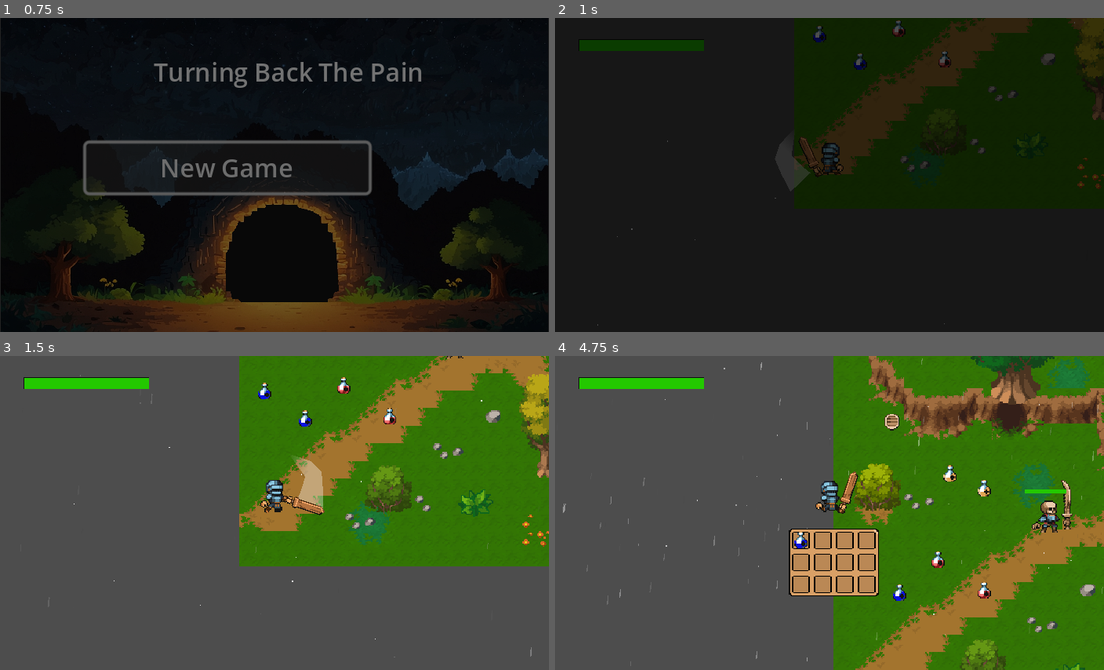
Above: before the commit, frames 1-4 (two rows, left to right).
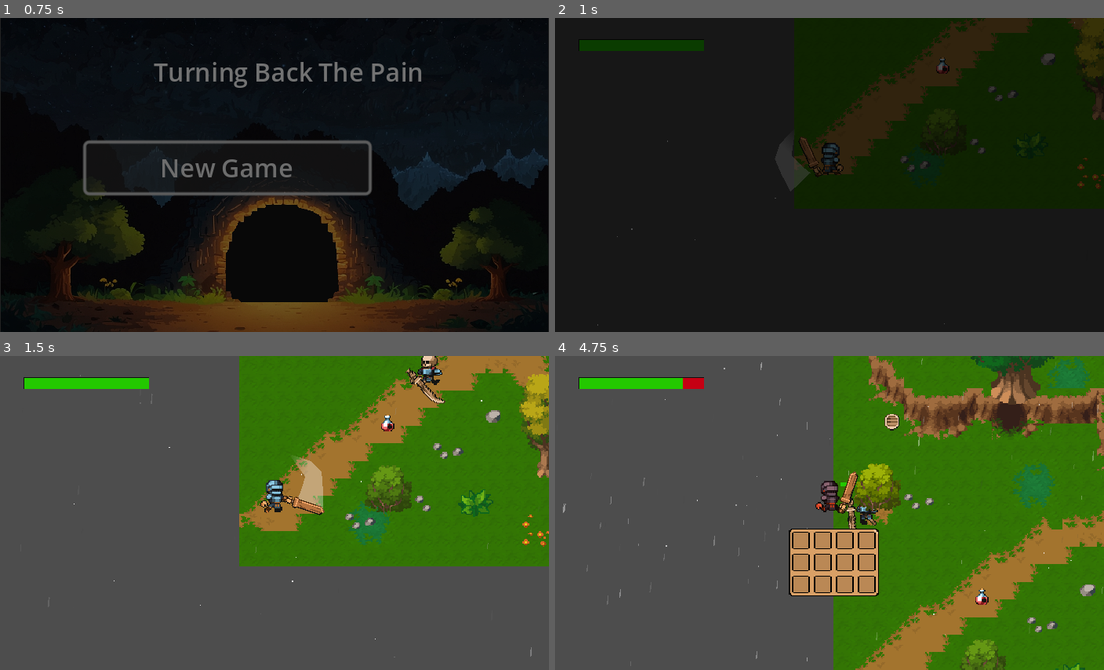
Above: after the commit, the same moments.

Repository: victordev018/Turning-Back-the-Pain
Game: Godot game, scene res://scenes/title_screen.tscn
The game is run twice, just before and just after one commit, with the same random seed, the same clock (stepped at 60 frames per second) and the same inputs.
Inputs (mouse positions are in pixels of both pictures, inside the frame that each line leads up to):
- Up to frame 1 (0.75 s): click "New Game" at 0.5 s
- Up to frame 2 (1 s): no input
- Up to frame 3 (1.5 s): tap Enter (ui_accept) at 1.25 s; move the mouse to (395, 497) at 1.27 s; hold W (move_up) from 1.28 s (still down); click (395, 497) at 1.35 s
- Up to frame 4 (4.75 s): tap Enter (ui_accept) at 1.52, 2.27, 3.77, 4.52 s; right-click (950, 497) at 1.55 s; move the mouse to (719, 528) at 2.02 s; release W (move_up) at 2.03 s; hold S (move_down) 2.03-2.78 s; right-click (719, 528) at 2.1 s; click (719, 528) at 2.3 s; move the mouse to (884, 443) at 2.77 s; hold W (move_up) 2.78-4.28 s; click (884, 443) at 2.85 s; right-click (884, 443) at 3.05 s; move the mouse to (802, 575) at 3.52 s; tap Tab (inv) at 3.6 s; click (802, 575) at 3.8 s; move the mouse to (994, 560) at 4.27 s; hold A (move_left) from 4.28 s (still down); tap D (move_rigth) at 4.35 s; right-click (994, 560) at 4.55 s

Frame 1 is identical in both runs. In frame 2, 0.4% of the frame differs, in the area x 47-73%, y 0-18%; in frame 3, 0.9%; in frame 4, 1.8%, in the area x 23-95%, y 7-80%.

Commit message:
feat: Update skeleton attack

Diff:
--- a/scenes/enemy_skeletonBACKUP.tscn
+++ b/scenes/enemy_skeletonBACKUP.tscn
@@ -147,47 +147,44 @@
 [sub_resource type="RectangleShape2D" id="RectangleShape2D_rg4ny"]
 size = Vector2(24, 35.5)
 
-[sub_resource type="RectangleShape2D" id="RectangleShape2D_okcwb"]
-size = Vector2(49.6361, 36.3402)
-
 [sub_resource type="Animation" id="Animation_otf4t"]
 resource_name = "Attack"
 length = 0.5
 tracks/0/type = "value"
 tracks/0/imported = false
 tracks/0/enabled = true
-tracks/0/path = NodePath("HitBox/SwordSprite:rotation")
+tracks/0/path = NodePath("SwordNode/Polygon2D:modulate")
 tracks/0/interp = 1
 tracks/0/loop_wrap = true
 tracks/0/keys = {
+"times": PackedFloat32Array(0, 0.2, 0.4),
+"transitions": PackedFloat32Array(1, 1, 1),
+"update": 0,
+"values": [Color(1, 1, 1, 0), Color(1, 1, 1, 0.470588), Color(1, 1, 1, 0)]
+}
+tracks/1/type = "value"
+tracks/1/imported = false
+tracks/1/enabled = true
+tracks/1/path = NodePath("SwordNode/HitBox/CollisionShape2D:disabled")
+tracks/1/interp = 1
+tracks/1/loop_wrap = true
+tracks/1/keys = {
+"times": PackedFloat32Array(0, 0.5),
+"transitions": PackedFloat32Array(1, 1),
+"update": 1,
+"values": [false, true]
+}
+tracks/2/type = "value"
+tracks/2/imported = false
+tracks/2/enabled = true
+tracks/2/path = NodePath("SwordNode:rotation")
+tracks/2/interp = 1
+tracks/2/loop_wrap = true
+tracks/2/keys = {
 "times": PackedFloat32Array(0, 0.2, 0.5),
 "transitions": PackedFloat32Array(0.233259, 1, 0.233259),
 "update": 0,
 "values": [-1.87946, 0.0585465, -1.87848]
-}
-tracks/1/type = "value"
-tracks/1/imported = false
-tracks/1/enabled = true
-tracks/1/path = NodePath("Polygon2D:modulate")
-tracks/1/interp = 1
-tracks/1/loop_wrap = true
-tracks/1/keys = {
-"times": PackedFloat32Array(0, 0.2, 0.4),
-"transitions": PackedFloat32Array(1, 1, 1),
-"update": 0,
-"values": [Color(1, 1, 1, 0), Color(1, 1, 1, 0.470588), Color(1, 1, 1, 0)]
-}
-tracks/2/type = "value"
-tracks/2/imported = false
-tracks/2/enabled = true
-tracks/2/path = NodePath("HitBox/CollisionShape2D:disabled")
-tracks/2/interp = 1
-tracks/2/loop_wrap = true
-tracks/2/keys = {
-"times": PackedFloat32Array(0.1, 0.5),
-"transitions": PackedFloat32Array(1, 1),
-"update": 1,
-"values": [false, true]
 }
 
 [sub_resource type="Animation" id="Animation_qspki"]
@@ -219,7 +216,7 @@
 tracks/2/type = "value"
 tracks/2/imported = false
 tracks/2/enabled = true
-tracks/2/path = NodePath("HitBox/CollisionShape2D:disabled")
+tracks/2/path = NodePath("SwordNode/HitBox/CollisionShape2D:disabled")
 tracks/2/interp = 1
 tracks/2/loop_wrap = true
 tracks/2/keys = {
@@ -228,24 +225,15 @@
 "update": 1,
 "values": [false]
 }
-tracks/3/type = "value"
-tracks/3/imported = false
-tracks/3/enabled = true
-tracks/3/path = NodePath("HitBox/SwordSprite:rotation")
-tracks/3/interp = 1
-tracks/3/loop_wrap = true
-tracks/3/keys = {
-"times": PackedFloat32Array(0),
-"transitions": PackedFloat32Array(1),
-"update": 0,
-"values": [-1.87946]
-}
 
 [sub_resource type="AnimationLibrary" id="AnimationLibrary_xv3we"]
 _data = {
 "Attack": SubResource("Animation_otf4t"),
 "RESET": SubResource("Animation_qspki")
 }
+
+[sub_resource type="RectangleShape2D" id="RectangleShape2D_okcwb"]
+size = Vector2(49.6361, 36.3402)
 
 [node name="EnemySkeleton" type="CharacterBody2D"]
 collision_layer = 4
@@ -293,18 +281,28 @@
 shape = SubResource("RectangleShape2D_rg4ny")
 debug_color = Color(0.689567, 0.452056, 0.565898, 0.42)
 
-[node name="HitBox" type="Area2D" parent="."]
+[node name="AnimationPlayer" type="AnimationPlayer" parent="."]
+libraries = {
+"": SubResource("AnimationLibrary_xv3we")
+}
+autoplay = "Attack"
+
+[node name="SwordNode" type="Node2D" parent="."]
+rotation = -1.87946
+
+[node name="HitBox" type="Area2D" parent="SwordNode"]
 position = Vector2(39, -1)
 rotation = 1.85931
+scale = Vector2(1, 1)
 collision_layer = 48
 collision_mask = 48
 
-[node name="CollisionShape2D" type="CollisionShape2D" parent="HitBox"]
+[node name="CollisionShape2D" type="CollisionShape2D" parent="SwordNode/HitBox"]
 position = Vector2(-1.946, 12.0167)
 rotation = -0.443677
 shape = SubResource("RectangleShape2D_okcwb")
 
-[node name="SwordSprite" type="Sprite2D" parent="HitBox"]
+[node name="SwordSprite" type="Sprite2D" parent="SwordNode/HitBox"]
 position = Vector2(13.5393, 21.0163)
 rotation = -1.87946
 texture = ExtResource("6_gqh6e")
@@ -314,24 +312,25 @@
 region_enabled = true
 region_rect = Rect2(1, 0, 13.7421, 46)
 
-[node name="HandSword" type="Sprite2D" parent="HitBox/SwordSprite"]
+[node name="HandSword" type="Sprite2D" parent="SwordNode/HitBox/SwordSprite"]
 position = Vector2(-1, 1)
 texture = ExtResource("5_ufisd")
 hframes = 2
 vframes = 4
 frame = 7
 
-[node name="Polygon2D" type="Polygon2D" parent="."]
+[node name="Polygon2D" type="Polygon2D" parent="SwordNode"]
 modulate = Color(1, 1, 1, 0)
-z_index = -1
-position = Vector2(1, 15)
-rotation = 0.0147984
-polygon = PackedVector2Array(17, -49, 37, -42, 47, -32, 48, -18, 48, 1, 24, -6, 28, -15, 32, -28)
+z_index = 5
+z_as_relative = false
+position = Vector2(-8.68845, -11.5113)
+scale = Vector2(1, 1)
+polygon = PackedVector2Array(-16.6162, -10.0449, -3.22534, -20.847, 9.75238, -21.6077, 19.9693, -18.1996, 25.3703, -11.5042, 25.8384, -3.51791, 22.723, 11.6904, 11.5698, -7.69016, -0.585128, -9.98286)
 vertex_colors = PackedColorArray(1, 1, 1, 0, 1, 1, 1, 1, 1, 1, 1, 1, 1, 1, 1, 1, 1, 1, 1, 1, 1, 1, 1, 1, 1, 1, 1, 1, 1, 1, 1, 1)
 
-[node name="AnimationPlayer" type="AnimationPlayer" parent="."]
-libraries = {
-"": SubResource("AnimationLibrary_xv3we")
-}
+[node name="AttackTimer" type="Timer" parent="."]
+wait_time = 1.5
+one_shot = true
 
 [connection signal="area_entered" from="HurtBox" to="." method="_on_hurt_box_area_entered"]
+[connection signal="timeout" from="AttackTimer" to="." method="_on_attack_timer_timeout"]
--- a/scenes/world_1.tscn
+++ b/scenes/world_1.tscn
@@ -11,9 +11,7 @@
 [ext_resource type="PackedScene" uid="uid://d3krqwsnqecvh" path="res://Inventory/collectibles/ItemArea.tscn" id="8_kab02"]
 [ext_resource type="Texture2D" uid="uid://duux8m2leiiki" path="res://assets/aaaa.png" id="9_3mr1y"]
 [ext_resource type="Resource" uid="uid://oxiyjfm05ced" path="res://Inventory/Items/redPotion.tres" id="9_nf26r"]
-[ext_resource type="Resource" uid="uid://bmjnhx7s8q03d" path="res://Inventory/Items/brownPotion.tres" id="10_ht2co"]
 [ext_resource type="PackedScene" uid="uid://bfff07e88i514" path="res://scenes/transporter_area.tscn" id="11_ongtp"]
-[ext_resource type="Resource" uid="uid://cwqaa0csygn31" path="res://Inventory/Items/bluePotion.tres" id="11_v6y13"]
 
 [sub_resource type="Gradient" id="Gradient_3vexf"]
 offsets = PackedFloat32Array(0, 0.506667, 1)
@@ -57,29 +55,19 @@
 
 [node name="ItemsCollectibles" type="Node" parent="."]
 
-[node name="ItemArea5" parent="ItemsCollectibles" instance=ExtResource("8_kab02")]
-position = Vector2(138, 364)
-item = ExtResource("10_ht2co")
+[node name="ItemArea1" parent="ItemsCollectibles" instance=ExtResource("8_kab02")]
+position = Vector2(685, 213)
 
 [node name="ItemArea2" parent="ItemsCollectibles" instance=ExtResource("8_kab02")]
-position = Vector2(96, 429)
+position = Vector2(637, 178)
 item = ExtResource("9_nf26r")
 
 [node name="ItemArea3" parent="ItemsCollectibles" instance=ExtResource("8_kab02")]
-position = Vector2(138, 457)
+position = Vector2(136, 463)
 item = ExtResource("9_nf26r")
 
-[node name="ItemArea7" parent="ItemsCollectibles" instance=ExtResource("8_kab02")]
-position = Vector2(61, 459)
-item = ExtResource("11_v6y13")
-
-[node name="ItemArea8" parent="ItemsCollectibles" instance=ExtResource("8_kab02")]
-position = Vector2(24, 434)
-item = ExtResource("11_v6y13")
-
 [node name="ItemArea4" parent="ItemsCollectibles" instance=ExtResource("8_kab02")]
-position = Vector2(107, 351)
-item = ExtResource("10_ht2co")
+position = Vector2(557, 221)
 
 [node name="RainParticles" type="CPUParticles2D" parent="."]
 position = Vector2(36, 465)
--- a/scenes/world_2.tscn
+++ b/scenes/world_2.tscn
@@ -2308,6 +2308,14 @@
 sources/1 = SubResource("TileSetAtlasSource_nq2kq")
 sources/2 = SubResource("TileSetAtlasSource_ae5sm")
 
+[sub_resource type="Curve" id="Curve_8jk2u"]
+_data = [Vector2(0.150396, 0.980163), 0.0, 0.0, 0, 0, Vector2(0.957784, 0.517294), 0.0, 0.0, 0, 0]
+point_count = 2
+
+[sub_resource type="Gradient" id="Gradient_35wcp"]
+offsets = PackedFloat32Array(0, 0.473333, 0.833333, 1)
+colors = PackedColorArray(1, 0, 0, 1, 1, 0.631373, 0, 1, 1, 1, 0, 1, 1, 1, 0, 0)
+
 [node name="World-2" type="Node2D"]
 script = ExtResource("1_rclyr")
 metadata/_edit_vertical_guides_ = [69.0]
@@ -2342,3 +2350,65 @@
 scale = Vector2(0.802675, 0.564228)
 destinyScene = "world"
 destinyPosition = Vector2(1050, 307)
+
+[node name="LavaParticlesNode" type="Node2D" parent="."]
+
+[node name="LavaParticles01" type="CPUParticles2D" parent="LavaParticlesNode"]
+position = Vector2(689, 478)
+amount = 12
+emission_shape = 3
+emission_rect_extents = Vector2(48, 32)
+direction = Vector2(0, -1)
+gravity = Vector2(0, 0)
+initial_velocity_min = 3.0
+initial_velocity_max = 5.0
+scale_amount_min = 2.0
+scale_amount_max = 3.0
+scale_amount_curve = SubResource("Curve_8jk2u")
+color = Color(1, 1, 0.956863, 1)
+color_ramp = SubResource("Gradient_35wcp")
+
+[node name="LavaParticles02" type="CPUParticles2D" parent="LavaParticlesNode"]
+position = Vector2(921, 495)
+amount = 12
+emission_shape = 3
+emission_rect_extents = Vector2(30, 32)
+direction = Vector2(0, -1)
+gravity = Vector2(0, 0)
+initial_velocity_min = 3.0
+initial_velocity_max = 5.0
+scale_amount_min = 2.0
+scale_amount_max = 3.0
+scale_amount_curve = SubResource("Curve_8jk2u")
+color = Color(1, 1, 0.956863, 1)
+color_ramp = SubResource("Gradient_35wcp")
+
+[node name="LavaParticles03" type="CPUParticles2D" parent="LavaParticlesNode"]
+position = Vector2(747, 673)
+amount = 12
+emission_shape = 3
+emission_rect_extents = Vector2(16, 28)
+direction = Vector2(0, -1)
+gravity = Vector2(0, 0)
+initial_velocity_min = 3.0
+initial_velocity_max = 5.0
+scale_amount_min = 2.0
+scale_amount_max = 3.0
+scale_amount_curve = SubResource("Curve_8jk2u")
+color = Color(1, 1, 0.956863, 1)
+color_ramp = SubResource("Gradient_35wcp")
+
+[node name="LavaParticles04" type="CPUParticles2D" parent="LavaParticlesNode"]
+position = Vector2(904, 651)
+amount = 12
+emission_shape = 3
+emission_rect_extents = Vector2(48, 32)
+direction = Vector2(0, -1)
+gravity = Vector2(0, 0)
+initial_velocity_min = 3.0
+initial_velocity_max = 5.0
+scale_amount_min = 2.0
+scale_amount_max = 3.0
+scale_amount_curve = SubResource("Curve_8jk2u")
+color = Color(1, 1, 0.956863, 1)
+color_ramp = SubResource("Gradient_35wcp")
--- a/scripts/EnemySkeleton.gd
+++ b/scripts/EnemySkeleton.gd
@@ -4,6 +4,7 @@
 const SPEED = 60.0;
 @onready var sprite_skeleton = $SpriteSkeleton
 @onready var healthbar = $HealthBar
+@onready var animationPlayer: AnimationPlayer = $AnimationPlayer;
 var health : int = 6;
 
 var damage: int = 1;
@@ -16,7 +17,7 @@
 	healthbar.init_health(health)
 
 func _physics_process(delta):
-	#follow_player(delta)
+	follow_player(delta)
 	move_and_slide()
 
 func _process(delta):
@@ -26,13 +27,25 @@
 		sprite_skeleton.flip_h = true
 	state_machine()
 
-
-
 ## Atualiza a velocidade de acordo com a direção do player
 func follow_player(delta):
 	# TODO: Checar se existe a instancia do player, antes de tentar mover até ele.
+	var _distance = global_position.distance_to(player.global_position);
 	var _vector = global_position.direction_to(player.global_position);
-	velocity = _vector * SPEED;
+
+	if _distance >= 36:
+		velocity = _vector * SPEED;
+	elif _distance >= 12:
+		if $AttackTimer.is_stopped():
+			$AttackTimer.start()
+	else:
+		velocity = Vector2.ZERO;
+
+	var _ang = _vector.angle()
+	#_ang = rad_to_deg(_ang);
+	$SwordNode.rotation = _ang;
+
+
 
 func state_machine():
 	var state = "Idle";
@@ -55,3 +68,10 @@
 		var _player: Player = area.get_parent().get_parent();
 		var _dmg = _player.damage;
 		takeDamage(_dmg)
+
+func attack():
+	animationPlayer.play("Attack")
+
+func _on_attack_timer_timeout():
+	attack()
+	pass # Replace with function body.
--- a/scripts/player.gd
+++ b/scripts/player.gd
@@ -165,7 +165,9 @@
 func _on_hurt_box_area_entered(area):
 	if area.name == "HitBox" or area.name == "HitBox2":
 		print("Player encostou numa hitbox.")
-		var _dmg = area.get_parent().damage;
+		# TODO: Obter valor de [damage] a partir do Node do Esqueleto.
+		# var _dmg = area.get_parent().damage;
+		var _dmg = 1;
 		takeDamage(_dmg)
 
 
Not shown: 1 places in scenes/world_1.tscn that only renumber resources
Not shown: 1 places in scenes/world_2.tscn that only renumber resources
